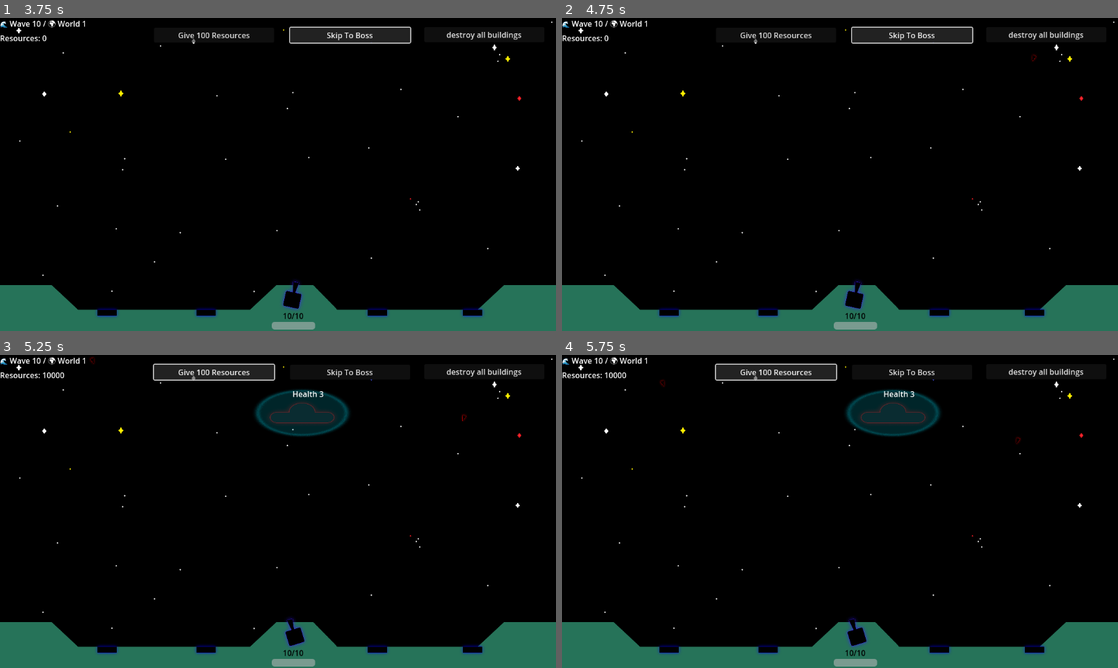
Above: before the commit, frames 1-4 (two rows, left to right).
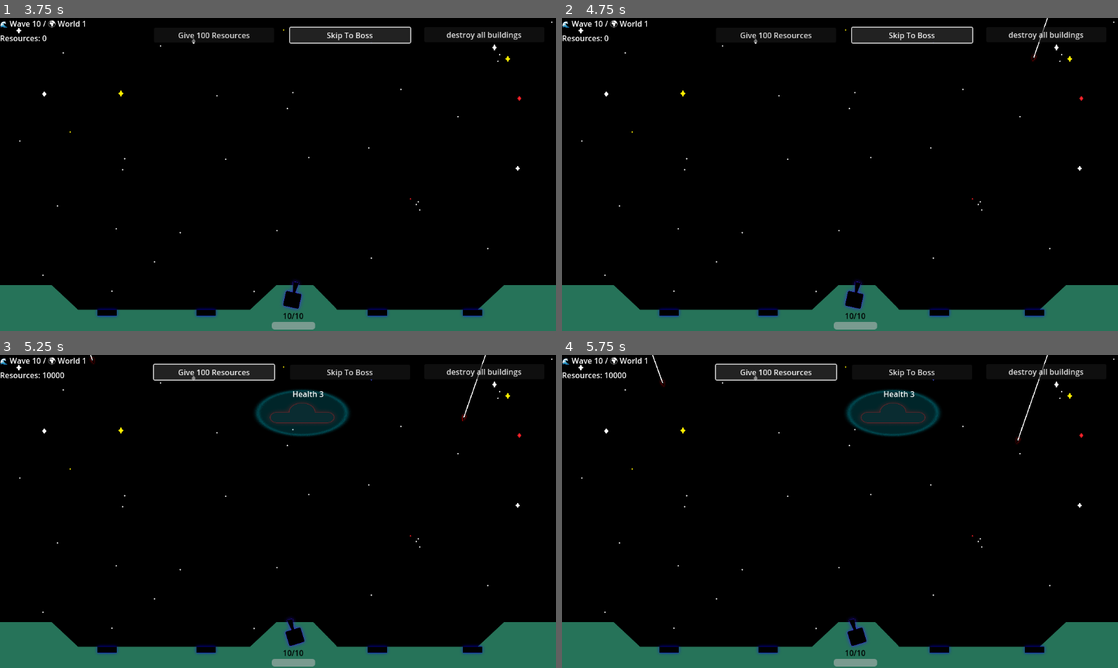
Above: after the commit, the same moments.

Repository: aceofknights/Missile-Game
Game: Godot game, scene res://Scene/MainMenu.tscn
Same seed, same stepped clock (60 frames per second), same inputs: the game is played once before the commit and once after it. The engine's default icon, where the game draws it, is replaced by a stand-in: a white triangle on a blue panel in a dark square.
Inputs:
- Up to frame 1 (3.75 s): click "New Game" at 0.5 s; click "World 1 - Deploy" at 1.25 s; click "destroy all buildings" at 2 s; click "Continue" at 2.75 s; click "Skip To Boss" at 3.5 s
- Up to frame 2 (4.75 s): click "Skip To Boss" at 4.25 s
- Up to frame 3 (5.25 s): click "Give 100 Resources" at 5 s
- Up to frame 4 (5.75 s): no input

Frame 1 is identical in both runs. In frame 2, less than 0.1% of the frame differs, in the area x 84-88%, y 0-13%; in frame 3, less than 0.1%; in frame 4, 0.1%, in the area x 16-88%, y 0-28%.

Commit message:
Fix missile trail rendering order and scene attachment

Diff:
--- a/Scripts/emp_missile.gd
+++ b/Scripts/emp_missile.gd
@@ -4,9 +4,13 @@
 
 @export var speed: float = 180.0
 @export var emp_disable_duration: float = 1.6
+@export var trail_color: Color = Color.WHITE
+@export var trail_width: float = 2.0
+@export var trail_min_distance: float = 4.0
 
 var velocity: Vector2 = Vector2.ZERO
 var is_dying: bool = false
+var trail_line: Line2D
 
 
 func _ready() -> void:
@@ -16,11 +20,13 @@
 	area_entered.connect(_on_area_entered)
 	add_to_group("enemy")
 	add_to_group("emp_missile")
+	_create_trail()
 
 
 func _physics_process(delta: float) -> void:
 	var zone_multiplier := IonFieldUtils.get_speed_multiplier_at(global_position, false)
 	position += velocity * speed * zone_multiplier * delta
+	_update_trail()
 
 	if position.y >= get_viewport_rect().size.y:
 		die(true)
@@ -49,4 +55,37 @@
 		GameManager.add_resources(1)
 
 	emit_signal("enemy_died")
+	_cleanup_trail()
 	queue_free()
+
+
+func _exit_tree() -> void:
+	_cleanup_trail()
+
+
+func _create_trail() -> void:
+	trail_line = Line2D.new()
+	trail_line.default_color = trail_color
+	trail_line.width = trail_width
+	trail_line.z_as_relative = false
+	trail_line.z_index = 1000
+	trail_line.add_point(global_position)
+	get_tree().current_scene.add_child(trail_line)
+
+
+func _update_trail() -> void:
+	if trail_line == null:
+		return
+	var point_count := trail_line.get_point_count()
+	if point_count == 0:
+		trail_line.add_point(global_position)
+		return
+	var last_point := trail_line.get_point_position(point_count - 1)
+	if last_point.distance_to(global_position) >= trail_min_distance:
+		trail_line.add_point(global_position)
+
+
+func _cleanup_trail() -> void:
+	if is_instance_valid(trail_line):
+		trail_line.queue_free()
+	trail_line = null
--- a/Scripts/enemy.gd
+++ b/Scripts/enemy.gd
@@ -2,22 +2,28 @@
 
 @export var explosion_scene: PackedScene
 @export var speed := 100.0
+@export var trail_color: Color = Color.WHITE
+@export var trail_width: float = 2.0
+@export var trail_min_distance: float = 4.0
 
 signal enemy_died
 
 var velocity := Vector2.ZERO
 var is_dying := false
+var trail_line: Line2D
 
 
 func _ready() -> void:
 	rotation = velocity.angle()
 	connect("area_entered", Callable(self, "_on_area_entered"))
 	add_to_group("enemy")
+	_create_trail()
 
 
 func _process(delta: float) -> void:
 	var zone_multiplier := IonFieldUtils.get_speed_multiplier_at(global_position, false)
 	position += velocity * speed * zone_multiplier * delta
+	_update_trail()
 
 	if position.y >= get_viewport_rect().size.y:
 		die(true)
@@ -51,4 +57,37 @@
 		explosion.gives_reward = not no_reward
 		get_tree().current_scene.add_child(explosion)
 
+	_cleanup_trail()
 	queue_free()
+
+
+func _exit_tree() -> void:
+	_cleanup_trail()
+
+
+func _create_trail() -> void:
+	trail_line = Line2D.new()
+	trail_line.default_color = trail_color
+	trail_line.width = trail_width
+	trail_line.z_as_relative = false
+	trail_line.z_index = 1000
+	trail_line.add_point(global_position)
+	get_tree().current_scene.add_child(trail_line)
+
+
+func _update_trail() -> void:
+	if trail_line == null:
+		return
+	var point_count := trail_line.get_point_count()
+	if point_count == 0:
+		trail_line.add_point(global_position)
+		return
+	var last_point := trail_line.get_point_position(point_count - 1)
+	if last_point.distance_to(global_position) >= trail_min_distance:
+		trail_line.add_point(global_position)
+
+
+func _cleanup_trail() -> void:
+	if is_instance_valid(trail_line):
+		trail_line.queue_free()
+	trail_line = null
--- a/Scripts/ion_missile.gd
+++ b/Scripts/ion_missile.gd
@@ -3,6 +3,9 @@
 signal enemy_died
 
 @export var speed: float = 165.0
+@export var trail_color: Color = Color.WHITE
+@export var trail_width: float = 2.0
+@export var trail_min_distance: float = 4.0
 @export var ion_zone_scene: PackedScene
 @export var ion_zone_duration: float = 5.0
 @export var ion_zone_radius: float = 120.0
@@ -15,6 +18,7 @@
 var velocity: Vector2 = Vector2.ZERO
 var is_dying := false
 var trigger_y: float = 0.0
+var trail_line: Line2D
 
 
 func _ready() -> void:
@@ -22,6 +26,7 @@
 	add_to_group("ion_missile")
 	rotation = velocity.angle()
 	area_entered.connect(_on_area_entered)
+	_create_trail()
 
 	var viewport_height := get_viewport_rect().size.y
 	var min_y := viewport_height * minf(explode_height_ratio_min, explode_height_ratio_max)
@@ -35,6 +40,7 @@
 
 	var speed_multiplier := IonFieldUtils.get_speed_multiplier_at(global_position, false)
 	position += velocity * speed * speed_multiplier * delta
+	_update_trail()
 
 	if global_position.y >= trigger_y:
 		_detonate(true, true)
@@ -67,6 +73,7 @@
 		_spawn_ion_zone_if_possible()
 
 	emit_signal("enemy_died")
+	_cleanup_trail()
 	queue_free()
 
 
@@ -83,3 +90,35 @@
 	zone.player_projectile_speed_multiplier = zone_player_projectile_speed_multiplier
 	zone.enemy_missile_speed_multiplier = zone_enemy_missile_speed_multiplier
 	get_tree().current_scene.add_child(zone)
+
+
+func _exit_tree() -> void:
+	_cleanup_trail()
+
+
+func _create_trail() -> void:
+	trail_line = Line2D.new()
+	trail_line.default_color = trail_color
+	trail_line.width = trail_width
+	trail_line.z_as_relative = false
+	trail_line.z_index = 1000
+	trail_line.add_point(global_position)
+	get_tree().current_scene.add_child(trail_line)
+
+
+func _update_trail() -> void:
+	if trail_line == null:
+		return
+	var point_count := trail_line.get_point_count()
+	if point_count == 0:
+		trail_line.add_point(global_position)
+		return
+	var last_point := trail_line.get_point_position(point_count - 1)
+	if last_point.distance_to(global_position) >= trail_min_distance:
+		trail_line.add_point(global_position)
+
+
+func _cleanup_trail() -> void:
+	if is_instance_valid(trail_line):
+		trail_line.queue_free()
+	trail_line = null
--- a/Scripts/projectile.gd
+++ b/Scripts/projectile.gd
@@ -2,7 +2,11 @@
 
 @export var explosion_scene: PackedScene
 @export var speed := 360
+@export var trail_color: Color = Color.WHITE
+@export var trail_width: float = 2.0
+@export var trail_min_distance: float = 4.0
 var target: Vector2
+var trail_line: Line2D
 
 
 func _ready() -> void:
@@ -10,6 +14,7 @@
 	look_at(target)
 	connect("area_entered", Callable(self, "_on_area_entered"))
 	add_to_group("projectile")
+	_create_trail()
 
 
 func _process(delta: float) -> void:
@@ -21,6 +26,7 @@
 		explode()
 	else:
 		position += direction.normalized() * step
+	_update_trail()
 
 
 func _on_area_entered(area: Area2D) -> void:
@@ -33,4 +39,37 @@
 		var explosion = explosion_scene.instantiate()
 		explosion.global_position = global_position
 		get_tree().current_scene.add_child(explosion)
+	_cleanup_trail()
 	queue_free()
+
+
+func _exit_tree() -> void:
+	_cleanup_trail()
+
+
+func _create_trail() -> void:
+	trail_line = Line2D.new()
+	trail_line.default_color = trail_color
+	trail_line.width = trail_width
+	trail_line.z_as_relative = false
+	trail_line.z_index = 1000
+	trail_line.add_point(global_position)
+	get_tree().current_scene.add_child(trail_line)
+
+
+func _update_trail() -> void:
+	if trail_line == null:
+		return
+	var point_count := trail_line.get_point_count()
+	if point_count == 0:
+		trail_line.add_point(global_position)
+		return
+	var last_point := trail_line.get_point_position(point_count - 1)
+	if last_point.distance_to(global_position) >= trail_min_distance:
+		trail_line.add_point(global_position)
+
+
+func _cleanup_trail() -> void:
+	if is_instance_valid(trail_line):
+		trail_line.queue_free()
+	trail_line = null
--- a/Scripts/scatter_missile.gd
+++ b/Scripts/scatter_missile.gd
@@ -7,10 +7,14 @@
 @export var split_delay := 1.0
 @export var speed := 140.0
 @export var split_offsets := [-140.0, 0.0, 140.0]
+@export var trail_color: Color = Color.WHITE
+@export var trail_width: float = 2.0
+@export var trail_min_distance: float = 4.0
 
 var velocity := Vector2.ZERO
 var is_dying := false
 var has_split := false
+var trail_line: Line2D
 
 @onready var split_timer: Timer = $SplitTimer
 
@@ -19,6 +23,7 @@
 	add_to_group("enemy")
 	rotation = velocity.angle()
 	connect("area_entered", Callable(self, "_on_area_entered"))
+	_create_trail()
 
 	split_timer.one_shot = true
 	split_timer.wait_time = split_delay
@@ -29,6 +34,7 @@
 func _process(delta: float) -> void:
 	var zone_multiplier := IonFieldUtils.get_speed_multiplier_at(global_position, false)
 	position += velocity * speed * zone_multiplier * delta
+	_update_trail()
 
 	if position.y >= get_viewport_rect().size.y:
 		_split_and_remove()
@@ -52,6 +58,7 @@
 	has_split = true
 	split_into_children()
 	emit_signal("enemy_died")
+	_cleanup_trail()
 	queue_free()
 
 
@@ -74,3 +81,35 @@
 		)
 		child.velocity = (target - global_position).normalized()
 		get_tree().current_scene.add_child(child)
+
+
+func _exit_tree() -> void:
+	_cleanup_trail()
+
+
+func _create_trail() -> void:
+	trail_line = Line2D.new()
+	trail_line.default_color = trail_color
+	trail_line.width = trail_width
+	trail_line.z_as_relative = false
+	trail_line.z_index = 1000
+	trail_line.add_point(global_position)
+	get_tree().current_scene.add_child(trail_line)
+
+
+func _update_trail() -> void:
+	if trail_line == null:
+		return
+	var point_count := trail_line.get_point_count()
+	if point_count == 0:
+		trail_line.add_point(global_position)
+		return
+	var last_point := trail_line.get_point_position(point_count - 1)
+	if last_point.distance_to(global_position) >= trail_min_distance:
+		trail_line.add_point(global_position)
+
+
+func _cleanup_trail() -> void:
+	if is_instance_valid(trail_line):
+		trail_line.queue_free()
+	trail_line = null
